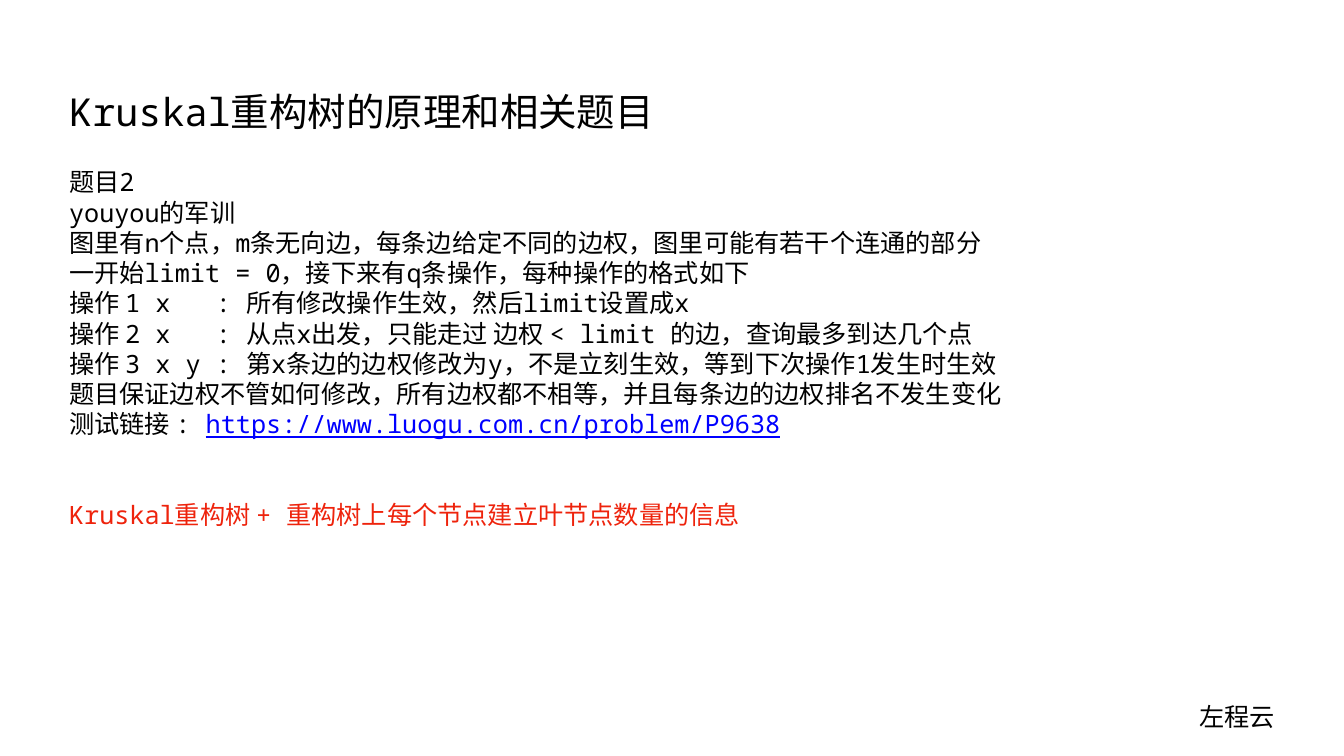
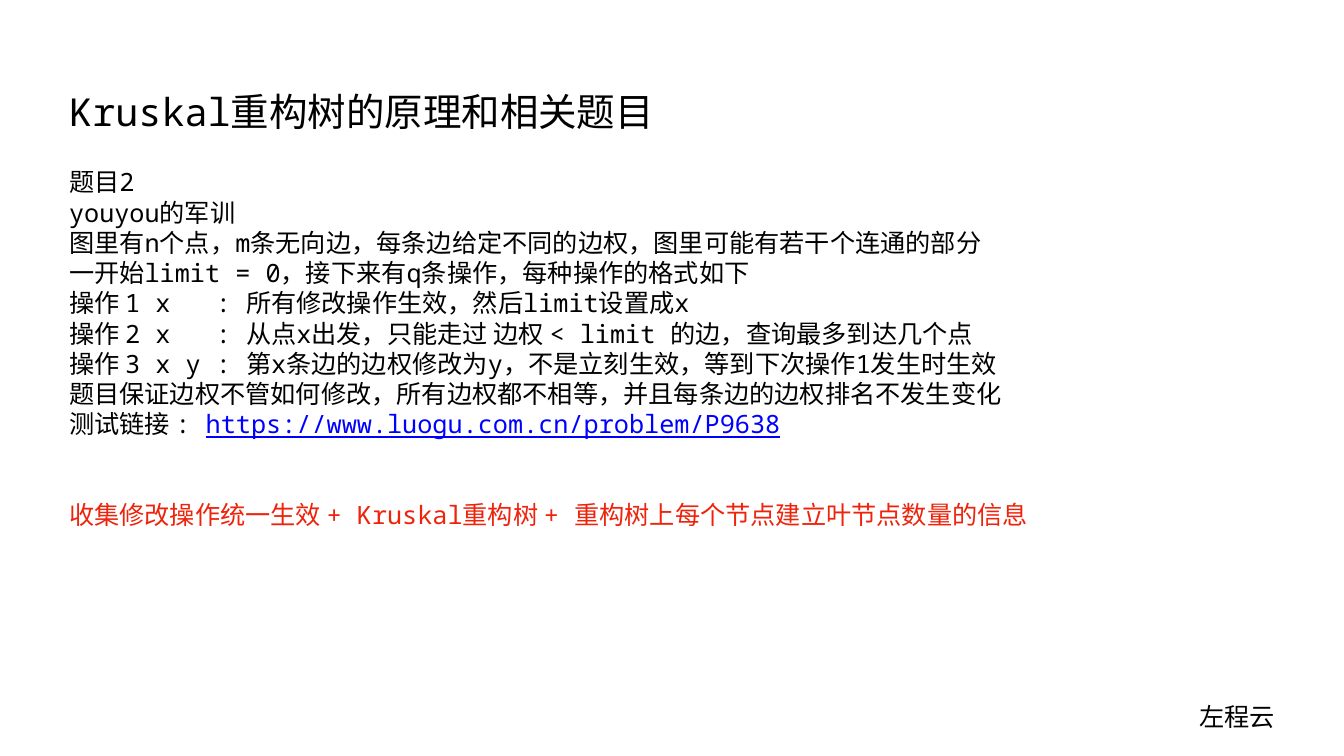
Before and after one commit to algorithmzuo/algorithm-journey, a slide deck: slide 5 of ppt/算法讲解164【挺难】Kruskal重构树的原理和相关题目.pptx. Drawn at 1344x756 pixels with LibreOffice and Linux fonts; fonts in the diff are those of the drawing. Boxes give left, top, right and bottom in pixels: in the first picture for what was removed or moved away, otherwise in the second. Text is boxed around its words. In the diff, an @@ line names an element or a change of style, - is before the commit and + after.

Commit message:
modify code

```diff
--- a/ppt/算法讲解164【挺难】Kruskal重构树的原理和相关题目.pptx
+++ b/ppt/算法讲解164【挺难】Kruskal重构树的原理和相关题目.pptx
@@ text at (69,502,1028,526): text changed @@
-Kruskal重构树 + 重构树上每个节点建立叶节点数量的信息
+收集修改操作统一生效 + Kruskal重构树 + 重构树上每个节点建立叶节点数量的信息
```
